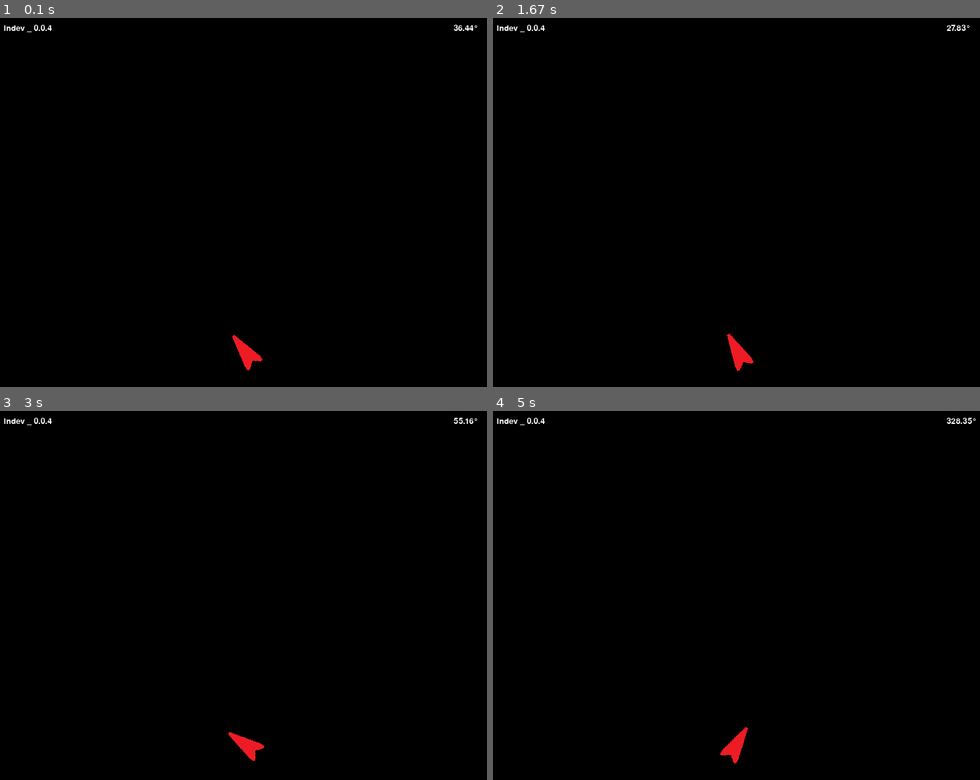
Above: before the commit, frames 1-4 (two rows, left to right).
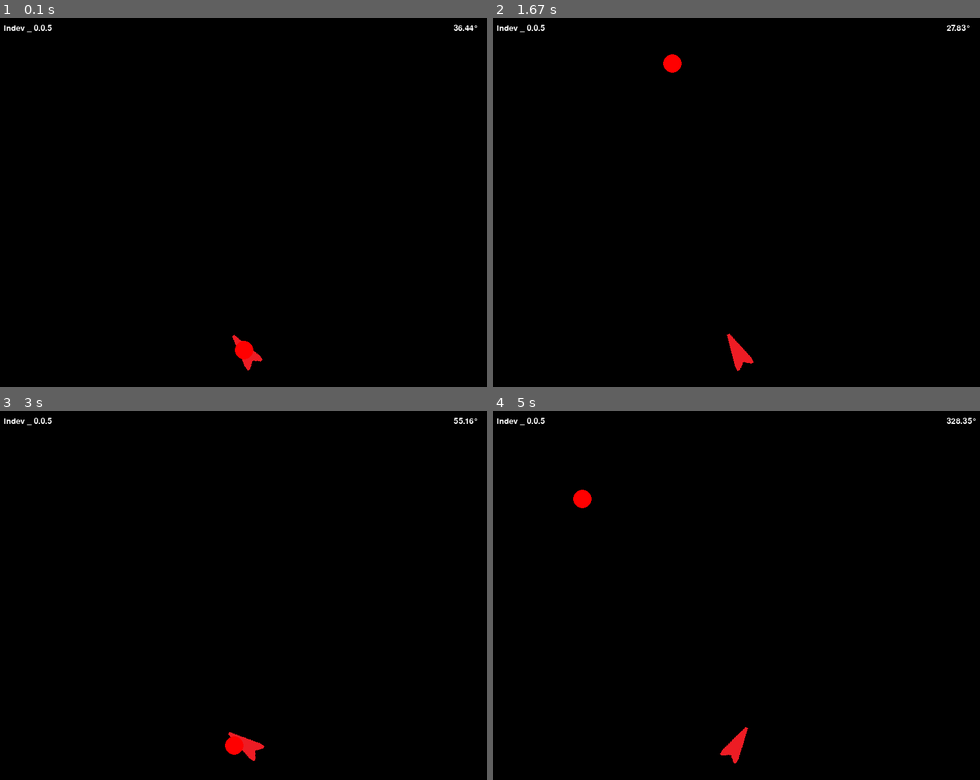
Above: after the commit, the same moments.

Repository: nika-jobava481/zuma-pygame
Game: pygame game, started from main.py
Two runs of this game, one before a commit and one after it. Both use one fixed random seed, a clock stepped at 60 frames per second and the inputs below.
Inputs (mouse positions are in pixels of both pictures, inside the frame that each line leads up to):
- Up to frame 1 (0.1 s): no input
- Up to frame 2 (1.67 s): click (736, 202) at 0.38 s; click (785, 283) at 0.72 s; click (916, 331) at 1.05 s; click (619, 128) at 1.38 s
- Up to frame 3 (3 s): click (243, 639) at 1.72 s; click (175, 518) at 2.05 s; click (413, 691) at 2.38 s; click (82, 632) at 2.72 s
- Up to frame 4 (5 s): click (595, 525) at 3.05 s; click (619, 661) at 3.38 s; click (911, 680) at 3.72 s; click (585, 732) at 4.05 s; click (580, 617) at 4.38 s; click (765, 698) at 4.72 s

The runs differ from the first frame. In frame 1, 0.2% of the frame differs, in the area x 9-53%, y 1-93%; in frame 2, 0.2%; in frame 3, 0.2%; in frame 4, 0.2%.

Commit message:
update: added shooting (not complete)

Diff:
--- a/ball.py
+++ b/ball.py
@@ -5,10 +5,10 @@
 from settings import WIDTH, HEIGHT
 
 class Ball:
-    def __init__(self):
+    def __init__(self,x,y):
         # Set initial position (you can adjust this as needed)
-        self.x = WIDTH // 2
-        self.y = HEIGHT // 2
+        self.x = x
+        self.y = y
 
         # Set size
         self.size = 15
@@ -16,6 +16,39 @@
         # Set color randomly from red, green, blue, or yellow
         self.color = choice([(255, 0, 0), (0, 255, 0), (0, 0, 255), (255, 255, 0)])
 
+        # Set initial velocity
+        self.velocity = [0, 0]
+
+        self.shootable = True
+
     def draw(self, screen):
         # Draw the ball on the screen
-        pygame.draw.circle(screen, self.color, (self.x, self.y), self.size)
+        pygame.draw.circle(screen, self.color, (round(self.x), round(self.y)), self.size)
+
+    def shoot(self, target_x, target_y, speed):
+        if self.shootable:
+        # Calculate the direction vector
+            direction_x = target_x - self.x
+            direction_y = target_y - self.y
+
+            self.shootable = False
+
+
+            # Normalize the direction vector
+            magnitude = (direction_x**2 + direction_y**2)**0.5
+            if magnitude != 0:
+                direction_x /= magnitude
+                direction_y /= magnitude
+
+            # Set the velocity based on the direction and speed
+            self.velocity = [direction_x * speed, direction_y * speed]
+
+    def update(self):
+        # Update the ball's position based on its velocity
+        self.x += self.velocity[0]
+        self.y += self.velocity[1]
+
+        # Check if the ball is off-screen, and set shootable to True if it is
+        if not (0 <= self.x <= WIDTH and 0 <= self.y <= HEIGHT):
+            self.shootable = True
+        print(self.x, self.y, self.shootable)
--- a/main.py
+++ b/main.py
@@ -18,7 +18,7 @@
 
 # Create the shooter object
 shooter = Shooter((WIDTH - 30) // 2, HEIGHT - 90, 30, 60, screen)
-ball = Ball()
+ball = Ball(WIDTH // 2, HEIGHT - 60)
 
 
 # Main game loop
@@ -27,6 +27,9 @@
     for event in pygame.event.get():
         if event.type == pygame.QUIT:
             running = False
+        elif event.type == pygame.MOUSEBUTTONDOWN:
+            # On mouse click, shoot a ball from the shooter towards the cursor
+            ball.shoot(*pygame.mouse.get_pos(), speed=10)
 
     screen.fill((0, 0, 0))
 
@@ -39,6 +42,10 @@
     # Draw the shooter
     shooter.draw(screen)
 
+    # Update and draw the ball
+    ball.update()  # Add an update method to Ball class
+    ball.draw(screen)
+
     # Display the game version at the top-left corner
     draw_text(screen, GAME_VERSION, (255, 255, 255), 20, (10, 10))
 
--- a/settings.py
+++ b/settings.py
@@ -4,4 +4,4 @@
 HEIGHT = 600
 FPS = 60
 
-GAME_VERSION='indev _ 0.0.4'
+GAME_VERSION='indev _ 0.0.5'
